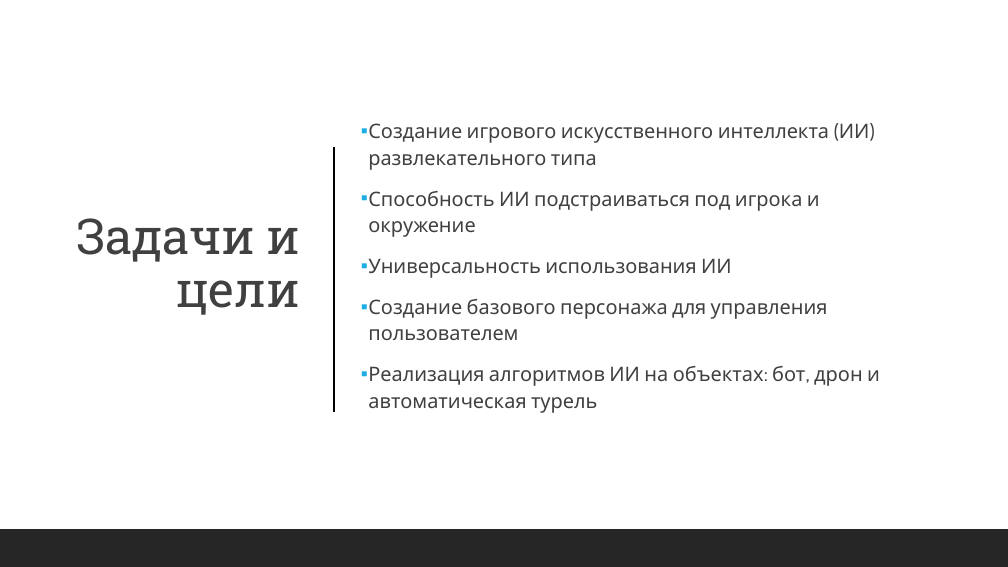
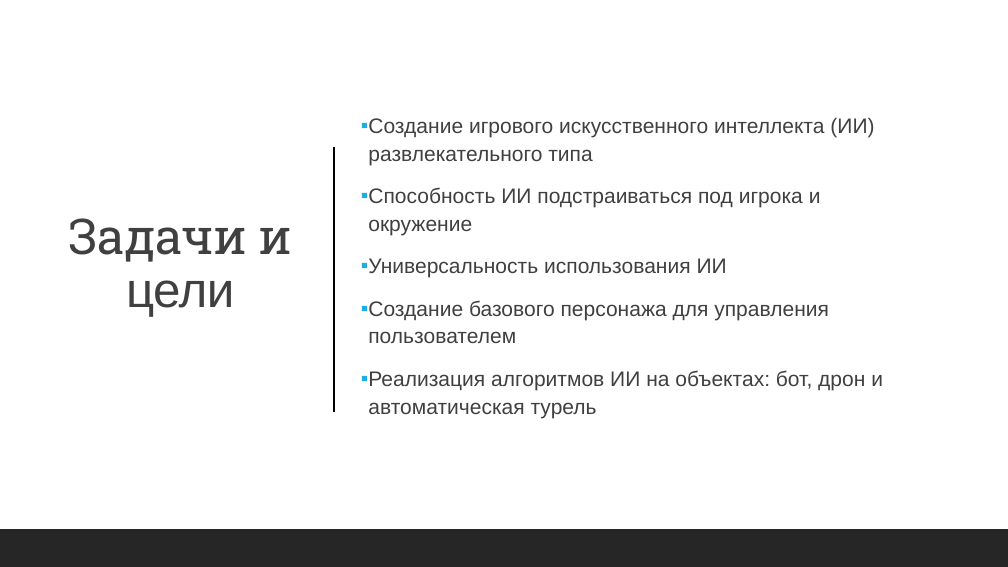
Before and after one commit to Kojom/DiplomaReport, a slide deck: slide 2 of My_own/Евгений презентация.pptx. Drawn at 1008x567 pixels with LibreOffice and Linux fonts; fonts in the diff are those of the drawing. Boxes give left, top, right and bottom in pixels: in the first picture for what was removed or moved away, otherwise in the second. Text is boxed around its words. In the diff, an @@ line names an element or a change of style, - is before the commit and + after.

```diff
--- a/My_own/Евгений презентация.pptx
+++ b/My_own/Евгений презентация.pptx
@@ title "Задачи и цели" at bbox=[69, 218, 293, 317]: font Roboto Slab to Arial in "цели"; alignment right to centre @@
@@ text "Создание игрового искусственного интеллекта (ИИ) ..." at bbox=[361, 117, 883, 418]: size 19 to 20 pt, font Cabin to Arial @@
```
Also in this commit, not shown: 9 other slides changed, 1 other file.
